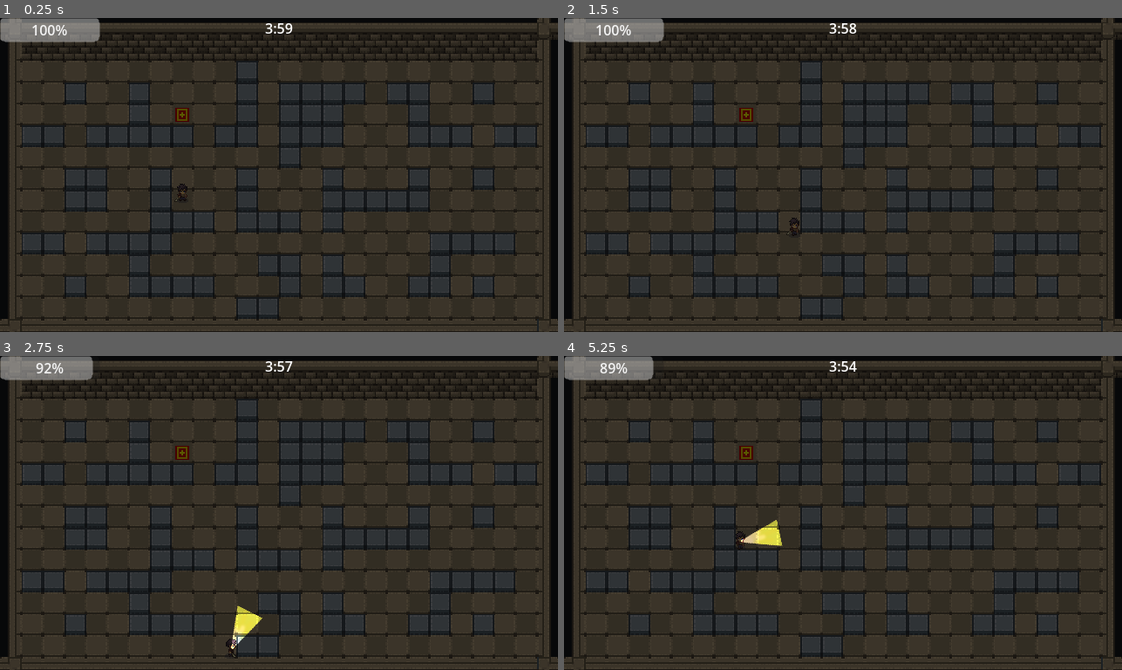
Above: before the commit, frames 1-4 (two rows, left to right).
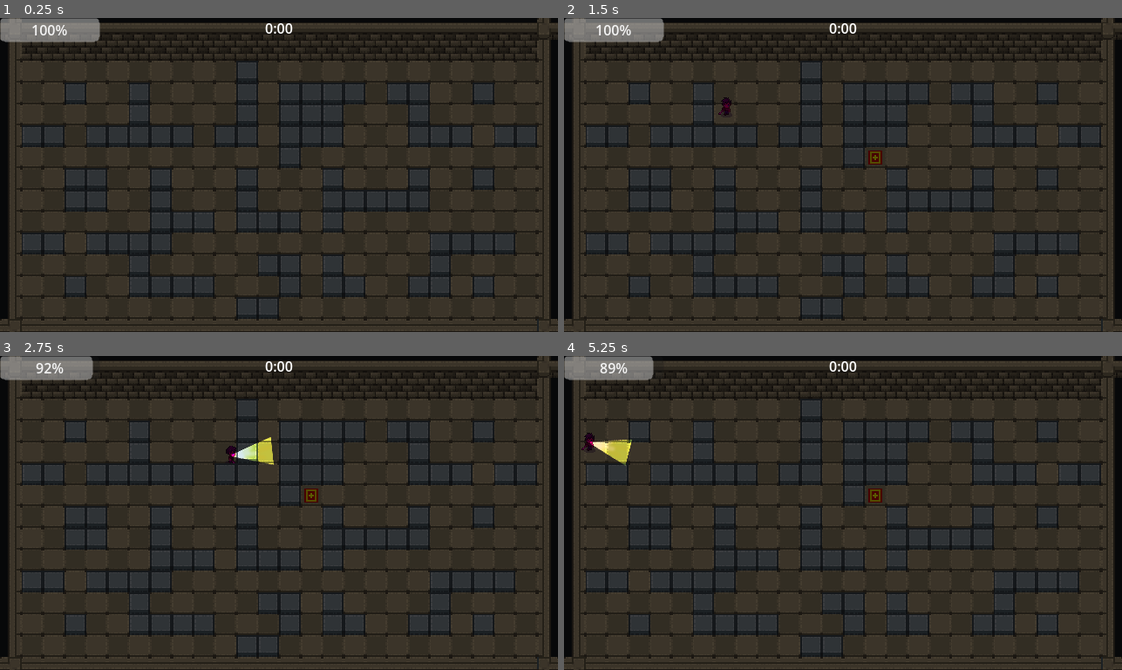
Above: after the commit, the same moments.

Repository: KAISERaustin/LuigiMansionClone
Game: Godot game, scene res://Scenes/Level.tscn
Same seed, same stepped clock (60 frames per second), same inputs: the game is played once before the commit and once after it.
Inputs (mouse positions are in pixels of both pictures, inside the frame that each line leads up to):
- Up to frame 1 (0.25 s): no input
- Up to frame 2 (1.5 s): tap Enter (ui_accept) at 0.5, 0.77, 1.07, 1.25 s; move the mouse to (965, 159) at 0.52 s; hold Right (ui_right) 0.53-1.28 s; hold J (ui_select, bound only after the commit) 0.53-1.28 s; tap Space (ui_select, bound only before the commit) at 0.8, 1.35 s; move the mouse to (731, 190) at 1.27 s; hold Down (ui_down) from 1.28 s (still down)
- Up to frame 3 (2.75 s): tap Enter (ui_accept) at 1.52, 1.82, 2.3 s; tap B at 1.55 s; move the mouse to (334, 443) at 2.02 s; release Down (ui_down) at 2.03 s; hold Right (ui_right) from 2.03 s (still down); hold B from 2.03 s (still down)
- Up to frame 4 (5.25 s): move the mouse to (815, 575) at 2.77 s; release Right (ui_right) at 2.78 s; release B at 2.78 s; hold Up (ui_up) 2.78-3.53 s; tap Enter (ui_accept) at 2.85, 3.02, 3.32, 3.5, 3.77, 4.07, 4.25, 4.52, 4.82, 5 s; tap J (ui_select, bound only after the commit) at 3.05 s; move the mouse to (1010, 560) at 3.52 s; hold J (ui_select, bound only after the commit) 3.53-4.28 s; hold Left (ui_left) 3.53-5.03 s; tap Space (ui_select, bound only before the commit) at 3.8, 4.35 s; move the mouse to (675, 465) at 4.27 s; tap B at 4.55 s; move the mouse to (870, 513) at 5.02 s; hold Down (ui_down) from 5.03 s (still down); hold B from 5.03 s (still down)

The runs differ from the first frame. In frame 1, 0.2% of the frame differs, in the area x 31-53%, y 1-59%; in frame 2, 0.4%; in frame 3, 1.1%, in the area x 31-58%, y 1-97%; in frame 4, 1.1%.
Error before the commit: Invalid access to property or key 'multiplayer' on a base object of type 'SceneTree'. (res://Scripts/NetworkManager.gd:10)

Commit message:
began implementing multiplayer connections

Diff:
--- a/Scenes/Level.tscn
+++ b/Scenes/Level.tscn
@@ -1,9 +1,8 @@
-[gd_scene load_steps=9 format=4 uid="uid://bwtxlq5c077lo"]
+[gd_scene load_steps=8 format=4 uid="uid://bwtxlq5c077lo"]
 
 [ext_resource type="Texture2D" uid="uid://wqnp0visp3go" path="res://Assets/Environment Tilesets/FG_Cellar_A5.png" id="1_0ba56"]
 [ext_resource type="Script" uid="uid://benyscyee1wke" path="res://Scripts/Level.gd" id="1_xylue"]
 [ext_resource type="Texture2D" uid="uid://bh6csr0yb2vrg" path="res://Assets/Environment Tilesets/FG_Cellar_C.png" id="2_8rbpu"]
-[ext_resource type="PackedScene" uid="uid://phn4qtdurft2" path="res://Scenes/Player.tscn" id="2_vsvp5"]
 [ext_resource type="PackedScene" uid="uid://cqtfplx68hfo1" path="res://Scenes/UI.tscn" id="4_fuudy"]
 
 [sub_resource type="TileSetAtlasSource" id="TileSetAtlasSource_vsvp5"]
@@ -422,10 +421,4 @@
 tile_map_data = PackedByteArray("AAABAAUAAgAJAAQAAAACAAUAAgAJAAQAAAAEAAUAAgAJAAQAAAAFAAUAAgAJAAQAAAAGAAUAAgAJAAQAAAAHAA …(1296 unchanged characters)…
 tile_set = SubResource("TileSet_8rbpu")
 
-[node name="Player" parent="." instance=ExtResource("2_vsvp5")]
-position = Vector2(210, 200)
-scale = Vector2(0.8, 0.8)
-
 [node name="UI" parent="." instance=ExtResource("4_fuudy")]
-
-[connection signal="energy_changed" from="Player" to="UI" method="_on_player_energy_changed"]
--- a/Scenes/Player.tscn
+++ b/Scenes/Player.tscn
@@ -500,6 +500,7 @@
 size = Vector2(14, 24)
 
 [node name="Player" type="CharacterBody2D"]
+scale = Vector2(0.8, 0.8)
 script = ExtResource("1_kyqiw")
 
 [node name="AnimatedSprite2D" type="AnimatedSprite2D" parent="."]
--- a/Scripts/Level.gd
+++ b/Scripts/Level.gd
@@ -16,11 +16,6 @@
 func _ready() -> void:
 	randomize()
 	_populate_spawn_positions()
-	# Optional: spawn one immediately
-	spawn_energy_pickup()
-
-	NetworkManager.start_server()
-
 	# Create & start a 15s repeating timer
 	var timer = Timer.new()
 	timer.wait_time = 15.0
@@ -63,3 +58,9 @@
 
 	# remember it so we don’t spawn duplicates
 	current_pickup = pickup
+
+func _input(event):
+	if event.is_action_pressed("ui_accept"):   # e.g. Enter
+		NetworkManager.start_server()
+	elif event.is_action_pressed("ui_select"): # e.g. “J”
+		NetworkManager.connect_to_server("127.0.0.1")
--- a/Scripts/NetworkManager.gd
+++ b/Scripts/NetworkManager.gd
@@ -1,45 +1,222 @@
 # res://scripts/NetworkManager.gd
 extends Node
 
-@export var port: int = 12345
-
+@export var port: int                         = 12345
+@export var initial_time: float               = 240.0    # 4 minutes
+@export var player_scene: PackedScene         = preload("res://scenes/Player.tscn")
+@export var energy_pickup_scene: PackedScene  = preload("res://scenes/EnergyPickup.tscn")
+
+const PLAYER_COLORS: Array[Color] = [
+	Color(1, 0, 1),  # purple
+	Color(0, 1, 0),  # green
+	Color(1, 0, 0),  # red
+	Color(1, 1, 0)   # yellow
+]
+
+# ── State ───────────────────────────────────────────────────────────────────────
+var players:    Dictionary[int, CharacterBody2D] = {}
+var current_pickup: Node                        = null
+
+var time_left:           float = 0.0
+var _last_broadcast_sec: int   = -1
+var game_started:        bool  = false
+
+var respawn_timer: Timer
+
+# ── Initialization ─────────────────────────────────────────────────────────────
+func _ready() -> void:
+	multiplayer.peer_connected.connect(_on_peer_connected)
+	multiplayer.peer_disconnected.connect(_on_peer_disconnected)
+	multiplayer.connected_to_server.connect(_on_connected_to_server)
+	multiplayer.connection_failed.connect(_on_connection_failed)
+
+	# Create a 15 s one-shot timer for respawns (host only will start it)
+	respawn_timer = Timer.new()
+	respawn_timer.wait_time  = 15.0
+	respawn_timer.one_shot   = true
+	respawn_timer.autostart  = false
+	add_child(respawn_timer)
+	respawn_timer.timeout.connect(_on_respawn_timeout)
+
+func _process(delta: float) -> void:
+	# 1) Host presses Enter to start the match (once)
+	if is_multiplayer_authority() and not game_started and Input.is_action_just_pressed("ui_accept"):
+		start_game()
+
+	# 2) Host-only match timer (once started)
+	if is_multiplayer_authority() and game_started and time_left > 0.0:
+		time_left = max(time_left - delta, 0.0)
+		var sec = int(time_left)
+		if sec != _last_broadcast_sec:
+			_last_broadcast_sec = sec
+			rpc("rpc_update_timer", sec)
+		if time_left == 0.0:
+			rpc("rpc_end_game")
+			get_tree().quit()
+
+# ── Public API ──────────────────────────────────────────────────────────────────
 func start_server() -> void:
 	var peer = ENetMultiplayerPeer.new()
 	peer.create_server(port)
-	# Enable high-level multiplayer
-	get_tree().multiplayer.multiplayer_peer = peer
+	multiplayer.multiplayer_peer = peer
 	print("Server started on port %d" % port)
 
-	# Connect to peer join/leave on the API
-	var mp = get_tree().multiplayer
-	mp.peer_connected.connect(_on_peer_connected)
-	mp.peer_disconnected.connect(_on_peer_disconnected)
-	mp.server_disconnected.connect(_on_server_disconnected)
+	# Spawn the host’s own player avatar
+	_spawn_player(multiplayer.get_unique_id())
 
 func connect_to_server(address: String) -> void:
 	var peer = ENetMultiplayerPeer.new()
 	peer.create_client(address, port)
-	get_tree().multiplayer.multiplayer_peer = peer
+	multiplayer.multiplayer_peer = peer
 	print("Connecting to %s:%d…" % [address, port])
 
-	var mp = get_tree().multiplayer
-	mp.connected_to_server.connect(_on_connected_to_server)
-	mp.connection_failed.connect(_on_connection_failed)
-	mp.server_disconnected.connect(_on_server_disconnected)
-
-# ————— Signal callbacks —————————————————————————————————————
-
+func start_game() -> void:
+	# Host only, once
+	if not is_multiplayer_authority() or game_started:
+		return
+	game_started = true
+	time_left    = initial_time
+	_last_broadcast_sec = -1
+	call_deferred("_broadcast_initial_timer")
+	_spawn_pickup_on_host()
+
+func _broadcast_initial_timer() -> void:
+	rpc("rpc_update_timer", int(time_left))
+
+# ── Multiplayer Callbacks ──────────────────────────────────────────────────────
 func _on_peer_connected(id: int) -> void:
-	print("Peer connected with ID:", id)
+	# Host tells newcomer about current state
+	if is_multiplayer_authority():
+		_spawn_player(id)
+		for eid in players.keys():
+			rpc_id(id, "rpc_spawn_player", eid)
+		if game_started and current_pickup:
+			rpc_id(id, "rpc_spawn_pickup", current_pickup.position)
+			rpc_id(id, "rpc_update_timer", int(time_left))
 
 func _on_peer_disconnected(id: int) -> void:
-	print("Peer disconnected with ID:", id)
+	if players.has(id):
+		players[id].queue_free()
+		players.erase(id)
 
 func _on_connected_to_server() -> void:
-	print("Successfully connected to server.")
+	_spawn_player(multiplayer.get_unique_id())
 
 func _on_connection_failed() -> void:
-	print("Failed to connect to server.")
-
-func _on_server_disconnected() -> void:
-	print("Server has disconnected.")
+	print("Connection to server failed.")
+
+# ── RPCs ───────────────────────────────────────────────────────────────────────
+@rpc("any_peer")
+func rpc_spawn_player(peer_id: int) -> void:
+	_spawn_player(peer_id)
+
+@rpc("any_peer")
+func rpc_spawn_pickup(pos: Vector2) -> void:
+	# Clients mirror the exact host‐chosen position
+	if not is_multiplayer_authority():
+		_do_spawn_pickup(pos)
+
+@rpc("any_peer")
+func rpc_remove_pickup() -> void:
+	if current_pickup:
+		current_pickup.queue_free()
+		current_pickup = null
+
+@rpc("any_peer", "reliable")
+func rpc_update_timer(seconds_left: int) -> void:
+	var ui = get_tree().current_scene.get_node("UI") as CanvasLayer
+	ui.set_timer(seconds_left)
+
+@rpc("any_peer", "reliable")
+func rpc_end_game() -> void:
+	get_tree().quit()
+
+@rpc("any_peer", "reliable")
+func rpc_collect_pickup(picker_id: int) -> void:
+	# Any peer (client or host) can call this; only host executes
+	if not is_multiplayer_authority():
+		return
+	# 1) Remove and notify everyone
+	if current_pickup:
+		current_pickup.queue_free()
+		current_pickup = null
+	rpc("rpc_remove_pickup")
+	# 2) Credit battery
+	var collector = players.get(picker_id)
+	if collector:
+		collector.energy = min(collector.energy + 30, collector.max_energy)
+		collector.emit_signal("energy_changed", collector.energy)
+	# 3) Start the 15 s respawn timer (host only)
+	respawn_timer.start()
+
+# ── Spawn Helpers ──────────────────────────────────────────────────────────────
+func _spawn_player(peer_id: int) -> void:
+	if players.has(peer_id):
+		return
+	var ids = multiplayer.get_peers().duplicate()
+	ids.append(multiplayer.get_unique_id())
+	ids.sort()
+	var idx = ids.find(peer_id) % PLAYER_COLORS.size()
+
+	var level       = get_tree().current_scene
+	var flr_layer   = level.get_node("TileMapLayerFloors") as TileMapLayer
+	var ur          = flr_layer.get_used_rect()
+	var corners = [
+		Vector2i(ur.position.x,                         ur.position.y),
+		Vector2i(ur.position.x + ur.size.x - 1,         ur.position.y),
+		Vector2i(ur.position.x,                         ur.position.y + ur.size.y - 1),
+		Vector2i(ur.position.x + ur.size.x - 1,         ur.position.y + ur.size.y - 1),
+	]
+	var wpos = flr_layer.to_global(flr_layer.map_to_local(corners[idx]))
+
+	var p = player_scene.instantiate() as CharacterBody2D
+	p.name                        = "Player_%d" % peer_id
+	p.set_multiplayer_authority(peer_id)
+	p.position                    = wpos
+	p.modulate                    = PLAYER_COLORS[idx]
+	level.add_child(p)
+	players[peer_id] = p
+
+	if peer_id == multiplayer.get_unique_id():
+		var ui = level.get_node("UI") as CanvasLayer
+		p.connect("energy_changed", Callable(ui, "_on_player_energy_changed"))
+		ui._on_player_energy_changed(p.energy)
+
+func _spawn_pickup_on_host() -> void:
+	# Host chooses random free floor cell, spawns & broadcasts
+	if not is_multiplayer_authority():
+		return
+	var level     = get_tree().current_scene
+	var flr_layer = level.get_node("TileMapLayerFloors") as TileMapLayer
+	var mid_layer = level.get_node("TileMapLayerMid")    as TileMapLayer
+
+	var free_cells = flr_layer.get_used_cells().filter(func(c):
+		return mid_layer.get_cell_tile_data(c) == null
+	)
+	if free_cells.is_empty():
+		return
+
+	var cell = free_cells[randi() % free_cells.size()]
+	var pos  = flr_layer.to_global(flr_layer.map_to_local(cell))
+
+	_do_spawn_pickup(pos)
+	rpc("rpc_spawn_pickup", pos)
+
+func _do_spawn_pickup(pos: Vector2) -> void:
+	if current_pickup:
+		current_pickup.queue_free()
+	current_pickup = energy_pickup_scene.instantiate()
+	current_pickup.position = pos
+	current_pickup.connect("body_entered", Callable(self, "_on_pickup_body_entered"))
+	get_tree().current_scene.add_child(current_pickup)
+
+func _on_pickup_body_entered(body: Node) -> void:
+	# ANY peer detecting a collision locally tells the host
+	if body is CharacterBody2D:
+		var picker_id = body.get_multiplayer_authority()
+		rpc("rpc_collect_pickup", picker_id)
+
+func _on_respawn_timeout() -> void:
+	# After 15s, host spawns the next pickup (if none)
+	if is_multiplayer_authority() and current_pickup == null:
+		_spawn_pickup_on_host()
--- a/Scripts/player.gd
+++ b/Scripts/player.gd
@@ -1,84 +1,94 @@
 # res://scripts/player.gd
-# Player movement + draining flashlight “battery” that scales the beam,
-# only active while holding the B key.
-
 extends CharacterBody2D
 
-# Signals
 signal energy_changed(new_energy)
 
-# ── Exports ───────────────────────────────────────────────────────────────────
-@export var speed: float                 = 200.0
-@export var max_energy: float            = 100.0    # full battery
-@export var depletion_rate: float        = 10.0     # units drained per second
+@export var speed: float                   = 200.0
+@export var max_energy: float              = 100.0
+@export var depletion_rate: float          = 10.0
 @export var animated_sprite_path: NodePath = NodePath("AnimatedSprite2D")
-@export var flashlight_path: NodePath      = NodePath("Flashlight2D")
+@export var flashlight_path:    NodePath   = NodePath("Flashlight2D")
 
-# ── Onready & State ────────────────────────────────────────────────────────────
 @onready var animated_sprite: AnimatedSprite2D = get_node(animated_sprite_path)
-@onready var flashlight: PointLight2D          = get_node(flashlight_path)
+@onready var flashlight:      PointLight2D      = get_node(flashlight_path)
 
-var last_direction: String = "down"
-var energy: float
-var base_light_energy: float
-var initial_tex_scale: float
-var half_tex_width: float
+var last_direction: String
+var energy:              float
+var base_light_energy:   float
+var initial_tex_scale:   float
+var half_tex_width:      float
 
-# ── Initialization ─────────────────────────────────────────────────────────────
 func _ready() -> void:
+	last_direction    = "down"
 	energy            = max_energy
 	base_light_energy = flashlight.energy
 	initial_tex_scale = flashlight.texture_scale
+	var tex = flashlight.texture as Texture2D
+	half_tex_width    = tex.get_width() * 0.5
 
-	# Grab half the beam’s texture width (pivot at center)
-	var tex = flashlight.texture as Texture2D
-	half_tex_width = tex.get_width() * 0.5
+func _physics_process(_delta: float) -> void:
+	if is_multiplayer_authority():
+		# ── Movement & Animation ───────────────────────────────────────────────
+		var input_vec = Vector2(
+			Input.get_action_strength("ui_right") - Input.get_action_strength("ui_left"),
+			Input.get_action_strength("ui_down")  - Input.get_action_strength("ui_up")
+		)
+		if input_vec != Vector2.ZERO:
+			velocity = input_vec.normalized() * speed
+			_play_walk_animation(input_vec)
+		else:
+			velocity = Vector2.ZERO
+			_play_idle_animation()
 
-# ── Physics (movement + aim) ───────────────────────────────────────────────────
-func _physics_process(_delta: float) -> void:
-	# Movement & animation (unchanged) …
-	var input_vec := Vector2(
-		Input.get_action_strength("ui_right") - Input.get_action_strength("ui_left"),
-		Input.get_action_strength("ui_down")  - Input.get_action_strength("ui_up")
-	)
+		# ── Aim Flashlight ─────────────────────────────────────────────────────
+		var aim = (get_global_mouse_position() - global_position).angle()
+		flashlight.rotation = aim
 
-	if input_vec != Vector2.ZERO:
-		velocity = input_vec.normalized() * speed
-		_play_walk_animation(input_vec)
-	else:
-		velocity = Vector2.ZERO
-		_play_idle_animation()
+		move_and_slide()
 
-	# Rotate flashlight toward mouse
-	var aim = (get_global_mouse_position() - global_position).angle()
-	flashlight.rotation = aim
+		# ── Network: send position + beam direction ───────────────────────────
+		rpc("rpc_sync_transform", global_position, aim)
 
-	move_and_slide()
+func _process(_delta: float) -> void:
+	if is_multiplayer_authority():
+		var enabled_state := false
+		var ratio := 0.0
 
-# ── Battery Drain & Beam Scaling (only while B is held) ───────────────────────
-func _process(delta: float) -> void:
-	if Input.is_key_pressed(KEY_B) and energy > 0.0:
-		# Drain battery
-		energy = max(energy - depletion_rate * delta, 0.0)
-		emit_signal("energy_changed", energy)
-		var ratio = energy / max_energy
+		if Input.is_key_pressed(KEY_B) and energy > 0.0:
+			energy = max(energy - depletion_rate * _delta, 0.0)
+			emit_signal("energy_changed", energy)
+			ratio = energy / max_energy
+			enabled_state = true
 
-		# Scale beam and brightness
+			# Locally apply scale, brightness, offset
+			flashlight.texture_scale = initial_tex_scale * ratio
+			flashlight.energy        = base_light_energy   * ratio
+			flashlight.offset.x      = half_tex_width      * ratio
+
+		flashlight.enabled = enabled_state
+		# Mirror flashlight state to other peers
+		rpc("rpc_update_flashlight", ratio, enabled_state)
+	# non-authority peers will only receive via RPC
+
+# ── RPCs ───────────────────────────────────────────────────────────────────────
+
+@rpc("any_peer", "unreliable")
+func rpc_sync_transform(pos: Vector2, beam_rot: float) -> void:
+	if not is_multiplayer_authority():
+		global_position    = pos
+		# apply remote’s beam direction
+		flashlight.rotation = beam_rot
+
+@rpc("any_peer", "unreliable")
+func rpc_update_flashlight(ratio: float, enabled_state: bool) -> void:
+	if not is_multiplayer_authority():
 		flashlight.texture_scale = initial_tex_scale * ratio
-		flashlight.energy        = base_light_energy * ratio
+		flashlight.energy        = base_light_energy   * ratio
+		flashlight.offset.x      = half_tex_width      * ratio
+		flashlight.enabled       = enabled_state
 
-		# Anchor left edge at x=0
-		flashlight.offset.x = half_tex_width * ratio
+# ── Animation Helpers ─────────────────────────────────────────────────────────
 
-		flashlight.enabled = true
-		if energy == 0.0:
-			# Out of juice
-			flashlight.enabled = false
-	else:
-		# Button released or no energy → turn off
-		flashlight.enabled = false
-
-# ── Animation Helpers ──────────────────────────────────────────────────────────
 func _play_walk_animation(direction: Vector2) -> void:
 	if abs(direction.x) > abs(direction.y):
 		if direction.x > 0:
--- a/Scripts/ui.gd
+++ b/Scripts/ui.gd
@@ -1,50 +1,31 @@
 extends CanvasLayer
 
-# ── Exports ───────────────────────────────────────────────────────────────────
-@export var max_energy: float   = 100.0    # matches your player’s max_energy
-@export var initial_time: float = 240.0    # 4 minutes in seconds
+@export var max_energy: float   = 100.0
 
-# ── Onready ──────────────────────────────────────────────────────────────────
 @onready var bar:   ProgressBar = $FlashlightBar
 @onready var timer: Label       = $TimerLabel
 
-# ── State ─────────────────────────────────────────────────────────────────────
-var time_left: float
+var time_left: int = 0
 
 func _ready() -> void:
-	# Configure the energy bar
 	bar.min_value = 0
 	bar.max_value = max_energy
 	bar.value     = max_energy
+	set_timer(0)
 
-	# Start the countdown
-	time_left = initial_time
+func _process(_delta: float) -> void:
+	if time_left > 0 and time_left <= 30:
+		timer.modulate = Color(1,0,0) if (time_left * 2) % 2 == 0 else Color(1,1,1)
+	else:
+		timer.modulate = Color(1,1,1)
+
+func set_timer(seconds_left: int) -> void:
+	time_left = seconds_left
 	_update_timer_label()
 
-func _process(delta: float) -> void:
-	# 1) Countdown
-	if time_left > 0.0:
-		time_left = max(time_left - delta, 0.0)
-		_update_timer_label()
-
-		# 2) Flash when low (last 30 seconds)
-		if time_left <= 30.0:
-			# alternate color each half-second
-			if int(time_left * 2) % 2 == 0:
-				timer.modulate = Color(1, 0, 0)
-			else:
-				timer.modulate = Color(1, 1, 1)
-		else:
-			timer.modulate = Color(1, 1, 1)
-
-		# 3) At zero, quit the game
-		if time_left == 0.0:
-			get_tree().quit()
-
 func _update_timer_label() -> void:
-	var m = int(time_left / 60)
-	var s = int(time_left) % 60
-	# show “4:00”, “3:59”, … “0:00”
+	var m = time_left / 60
+	var s = time_left % 60
 	timer.text = "%d:%02d" % [m, s]
 
 func _on_player_energy_changed(energy_val: Variant) -> void:
--- a/project.godot
+++ b/project.godot
@@ -28,6 +28,18 @@
 
 [input]
 
+ui_accept={
+"deadzone": 0.5,
+"events": [Object(InputEventKey,"resource_local_to_scene":false,"resource_name":"","device":0,"window_id":0,"alt_pressed":false,"shift_pressed":false,"ctrl_pressed":false,"meta_pressed":false,"pressed":false,"keycode":4194309,"physical_keycode":0,"key_label":0,"unicode":0,"location":0,"echo":false,"script":null)
+, Object(InputEventKey,"resource_local_to_scene":false,"resource_name":"","device":0,"window_id":0,"alt_pressed":false,"shift_pressed":false,"ctrl_pressed":false,"meta_pressed":false,"pressed":false,"keycode":4194310,"physical_keycode":0,"key_label":0,"unicode":0,"location":0,"echo":false,"script":null)
+]
+}
+ui_select={
+"deadzone": 0.5,
+"events": [Object(InputEventJoypadButton,"resource_local_to_scene":false,"resource_name":"","device":0,"button_index":3,"pressure":0.0,"pressed":false,"script":null)
+, Object(InputEventKey,"resource_local_to_scene":false,"resource_name":"","device":-1,"window_id":0,"alt_pressed":false,"shift_pressed":false,"ctrl_pressed":false,"meta_pressed":false,"pressed":false,"keycode":0,"physical_keycode":74,"key_label":0,"unicode":106,"location":0,"echo":false,"script":null)
+]
+}
 ui_left={
 "deadzone": 0.5,
 "events": [Object(InputEventKey,"resource_local_to_scene":false,"resource_name":"","device":0,"window_id":0,"alt_presse …(194 unchanged characters)…
Not shown, added: export_presets.cfg
